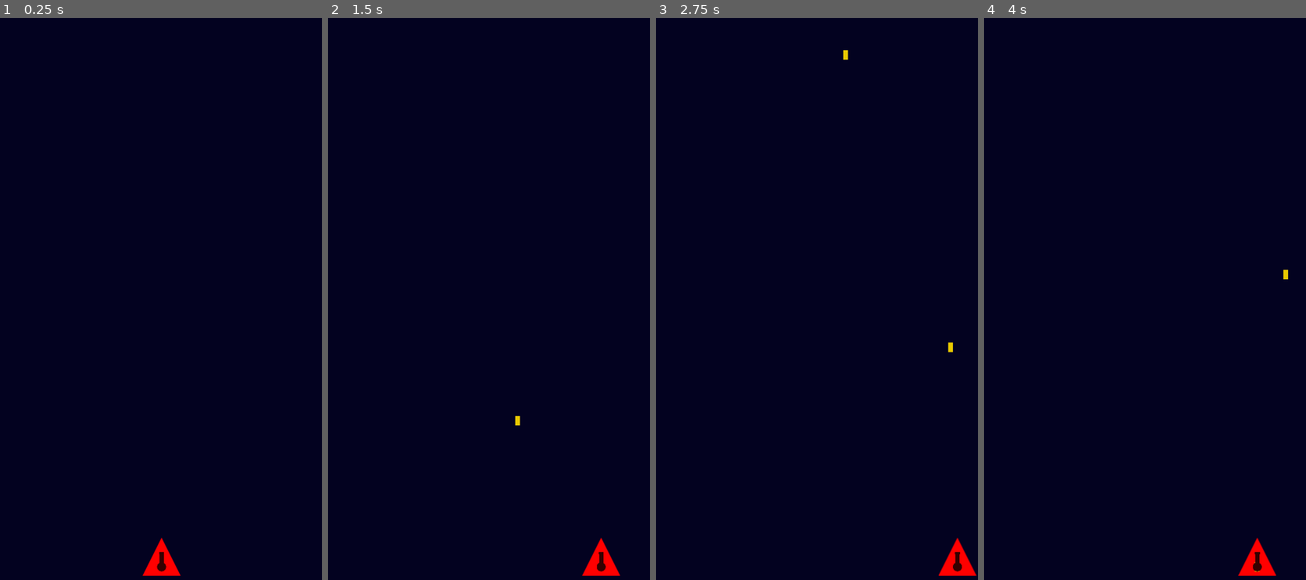
Above: before the commit, frames 1-4 (left to right).
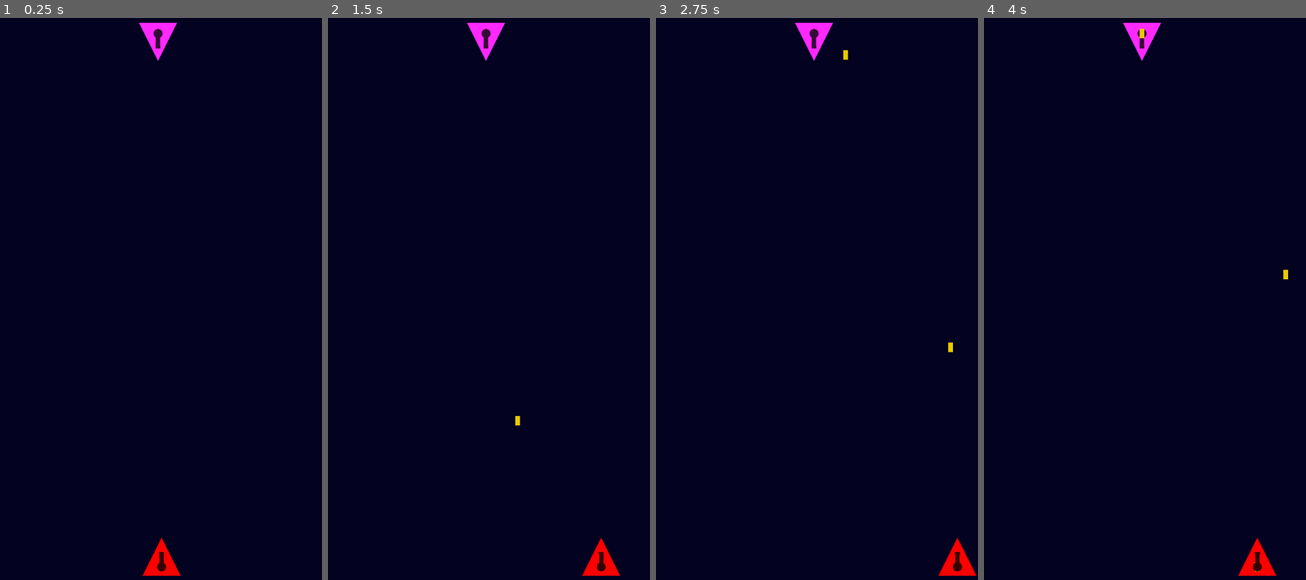
Above: after the commit, the same moments.

Repository: SirLaughy/Space-Shooter
Game: Godot game, scene res://Scenes/root.tscn
Same seed, same stepped clock (60 frames per second), same inputs: the game is played once before the commit and once after it.
Inputs:
- Up to frame 1 (0.25 s): no input
- Up to frame 2 (1.5 s): tap Enter at 0.5 s; hold D (move_right) 0.53-1.28 s; hold A (move_left) from 1.28 s (still down)
- Up to frame 3 (2.75 s): release A (move_left) at 2.03 s; hold D (move_right) from 2.03 s (still down)
- Up to frame 4 (4 s): tap Space at 3.5 s; release D (move_right) at 3.53 s; hold A (move_left) from 3.53 s (still down)

The runs differ from the first frame. In frame 1, 0.4% of the frame differs, in the area x 43-56%, y 0-8%; in frame 2, 0.4%; in frame 3, 0.4%; in frame 4, 0.4%.
Error after the commit: Invalid access to property or key 'projectile_stats' on a base object of type 'CharacterBody2D (Entity)'. (res://Scripts/Components/hurt_box.gd:5)

Commit message:
Began implementing enemy movement

Diff:
--- /dev/null
+++ b/Resources/basic_enemy_movement_stats.tres
@@ -0,0 +1,7 @@
+[gd_resource type="Resource" script_class="HorizontalMovementStats" format=3 uid="uid://dbyfa3qcc43bj"]
+
+[ext_resource type="Script" uid="uid://c1ficjv4yuedo" path="res://Scripts/Resources/horizontal_movement_stats.gd" id="1_g4scj"]
+
+[resource]
+script = ExtResource("1_g4scj")
+metadata/_custom_type_script = "uid://c1ficjv4yuedo"
--- /dev/null
+++ b/Resources/basic_enemy_turret_stats.tres
@@ -0,0 +1,9 @@
+[gd_resource type="Resource" script_class="TurretStats" format=3 uid="uid://copgdb6f2xj4a"]
+
+[ext_resource type="Script" uid="uid://cvqvyae3m6ich" path="res://Scripts/Resources/turret_stats.gd" id="1_6l2ca"]
+
+[resource]
+script = ExtResource("1_6l2ca")
+reload_time = 60.0
+summoner_type = 1
+metadata/_custom_type_script = "uid://cvqvyae3m6ich"
--- /dev/null
+++ b/Scenes/Actors/basic_enemy.tscn
@@ -0,0 +1,81 @@
+[gd_scene format=3 uid="uid://p4gveeem035d"]
+
+[ext_resource type="Script" uid="uid://b2e1y2vqaoycf" path="res://Scripts/Components/Entity.gd" id="1_rw6qj"]
+[ext_resource type="Texture2D" uid="uid://cmron1gvp6nbe" path="res://Assets/Prototype Art/prototype art.svg" id="2_nx0hv"]
+[ext_resource type="Script" uid="uid://blo8u2akdfi12" path="res://Scripts/Components/movement.gd" id="2_r52uv"]
+[ext_resource type="Script" uid="uid://byjaa8gqlho7j" path="res://Scripts/Components/free_on_exit.gd" id="3_7iac5"]
+[ext_resource type="Script" uid="uid://bkchk644uk72" path="res://Scripts/Components/hurt_box.gd" id="4_cl7dj"]
+[ext_resource type="Script" uid="uid://cusltpl1sylg6" path="res://Scripts/Components/enemy_movement_input.gd" id="5_ssjx5"]
+[ext_resource type="Script" uid="uid://7661gwcv38wq" path="res://Scripts/Components/hitbox.gd" id="5_uspyy"]
+[ext_resource type="Script" uid="uid://c1ficjv4yuedo" path="res://Scripts/Resources/horizontal_movement_stats.gd" id="6_dx8pt"]
+[ext_resource type="PackedScene" uid="uid://ccjj3bwitc1vb" path="res://Scenes/turret.tscn" id="6_nx0hv"]
+[ext_resource type="Resource" uid="uid://copgdb6f2xj4a" path="res://Resources/basic_enemy_turret_stats.tres" id="7_kuxr8"]
+[ext_resource type="Script" uid="uid://dgfsuvve28lan" path="res://Scripts/Resources/projectile_stats.gd" id="8_ssjx5"]
+
+[sub_resource type="AtlasTexture" id="AtlasTexture_kuxr8"]
+atlas = ExtResource("2_nx0hv")
+region = Rect2(0, 0, 64, 64)
+
+[sub_resource type="ConvexPolygonShape2D" id="ConvexPolygonShape2D_ssjx5"]
+points = PackedVector2Array(-34, 33, 0, -34, 34, 33)
+
+[sub_resource type="Resource" id="Resource_ovtdj"]
+script = ExtResource("6_dx8pt")
+metadata/_custom_type_script = "uid://c1ficjv4yuedo"
+
+[sub_resource type="ConvexPolygonShape2D" id="ConvexPolygonShape2D_dx8pt"]
+points = PackedVector2Array(-32, 32, 0, -32, 32, 32)
+
+[sub_resource type="Resource" id="Resource_dx8pt"]
+script = ExtResource("8_ssjx5")
+projectile_name = "Basic Projectile"
+speed = 600.0
+damage = 1.0
+colour = Color(0.9148223, 0.7881361, 7.70092e-07, 1)
+metadata/_custom_type_script = "uid://dgfsuvve28lan"
+
+[node name="BasicEnemy" type="CharacterBody2D" unique_id=1596659350]
+modulate = Color(0.99999994, 0.15909621, 0.99785906, 1)
+collision_layer = 8
+collision_mask = 0
+script = ExtResource("1_rw6qj")
+metadata/_custom_type_script = "uid://b2e1y2vqaoycf"
+
+[node name="Sprite2D" type="Sprite2D" parent="." unique_id=431311158]
+texture = SubResource("AtlasTexture_kuxr8")
+
+[node name="HitBox" type="CollisionShape2D" parent="." unique_id=1593397725 node_paths=PackedStringArray("actor")]
+shape = SubResource("ConvexPolygonShape2D_ssjx5")
+script = ExtResource("5_uspyy")
+actor = NodePath("..")
+metadata/_custom_type_script = "uid://7661gwcv38wq"
+
+[node name="Movement" type="Node" parent="." unique_id=685244527 node_paths=PackedStringArray("actor")]
+script = ExtResource("2_r52uv")
+actor = NodePath("..")
+metadata/_custom_type_script = "uid://blo8u2akdfi12"
+
+[node name="EnemyMovementInput" type="Node" parent="." unique_id=333014799 node_paths=PackedStringArray("actor")]
+script = ExtResource("5_ssjx5")
+actor = NodePath("..")
+movement_stats = SubResource("Resource_ovtdj")
+metadata/_custom_type_script = "uid://cusltpl1sylg6"
+
+[node name="FreeOnExit" type="VisibleOnScreenNotifier2D" parent="." unique_id=142007006 node_paths=PackedStringArray("actor")]
+script = ExtResource("3_7iac5")
+actor = NodePath("..")
+metadata/_custom_type_script = "uid://byjaa8gqlho7j"
+
+[node name="HurtBox" type="Area2D" parent="." unique_id=1446782888 node_paths=PackedStringArray("actor")]
+collision_layer = 8
+script = ExtResource("4_cl7dj")
+actor = NodePath("..")
+metadata/_custom_type_script = "uid://bkchk644uk72"
+
+[node name="CollisionShape2D" type="CollisionShape2D" parent="HurtBox" unique_id=1205664930]
+shape = SubResource("ConvexPolygonShape2D_dx8pt")
+
+[node name="Turret" parent="." unique_id=1641285429 instance=ExtResource("6_nx0hv")]
+position = Vector2(0, 14)
+turret_stats = ExtResource("7_kuxr8")
+projectile_stats = SubResource("Resource_dx8pt")
--- a/Scenes/root.tscn
+++ b/Scenes/root.tscn
@@ -3,6 +3,7 @@
 [ext_resource type="Script" uid="uid://c4i4tiiie6qn3" path="res://Scripts/root.gd" id="1_vnucn"]
 [ext_resource type="Script" uid="uid://bamaqkbavglaw" path="res://Scripts/spawn_manager.gd" id="2_vnucn"]
 [ext_resource type="PackedScene" uid="uid://be3bfh5a5ycw6" path="res://Scenes/Actors/player.tscn" id="4_4g5cr"]
+[ext_resource type="PackedScene" uid="uid://p4gveeem035d" path="res://Scenes/Actors/basic_enemy.tscn" id="4_c3mwy"]
 
 [sub_resource type="RectangleShape2D" id="RectangleShape2D_c3mwy"]
 size = Vector2(250, 1000)
@@ -55,3 +56,7 @@
 
 [node name="PlayerNew" parent="." unique_id=205930645 instance=ExtResource("4_4g5cr")]
 position = Vector2(271, 921)
+
+[node name="BasicEnemy" parent="." unique_id=1596659350 instance=ExtResource("4_c3mwy")]
+position = Vector2(265, 58)
+rotation = 3.1415927
--- /dev/null
+++ b/Scripts/Components/enemy_movement_input.gd
@@ -0,0 +1,17 @@
+class_name EnemyMovementInput
+extends Node
+
+@export var actor: Entity
+@export var movement_stats: HorizontalMovementStats
+
+var x_direction = 1
+
+func _physics_process(delta: float) -> void:
+	actor.velocity.x = clamp((actor.velocity.x + movement_stats.acceleration) * x_direction * delta, movement_stats.max_speed * -1, movement_stats)
+
+	if actor.is_on_wall():
+		var normal = actor.get_wall_normal()
+
+		if (actor.velocity.x > 0 && normal.x > 0) || (actor.velocity.x < 0 && normal.x < 0):
+			actor.velocity.x = 0
+			x_direction *= -1
--- /dev/null
+++ b/Scripts/Components/hitbox.gd
@@ -0,0 +1,4 @@
+class_name HitBox
+extends CollisionShape2D
+
+@export var actor: Entity
Not shown, added: Scripts/Components/enemy_movement_input.gd.uid
Not shown, added: Scripts/Components/hitbox.gd.uid
